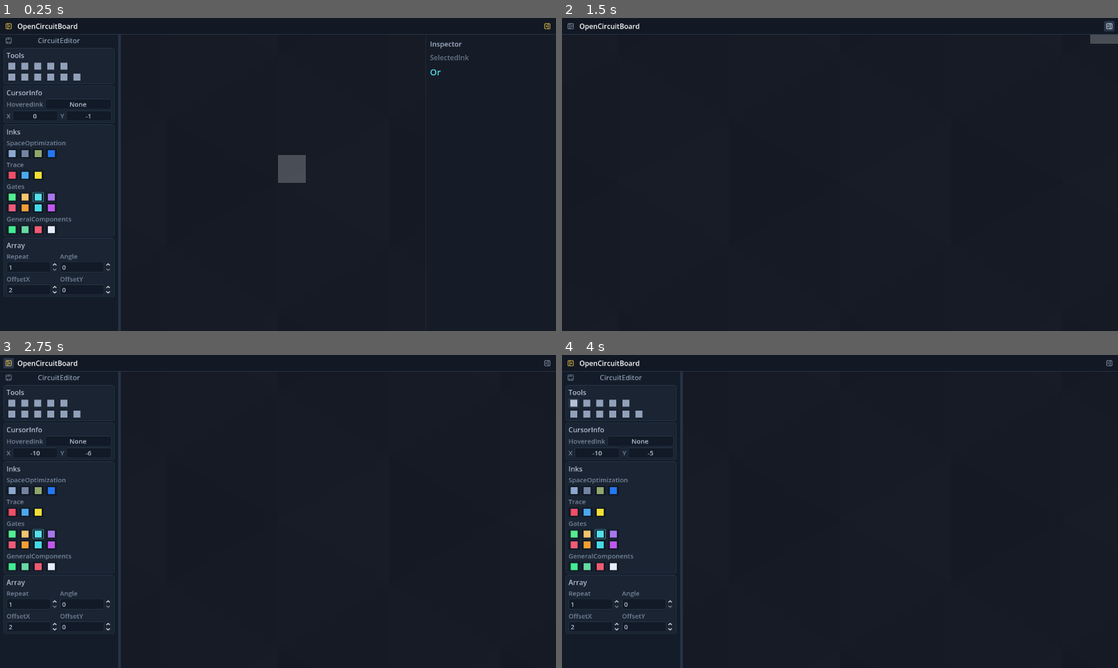
Above: before the commit, frames 1-4 (two rows, left to right).
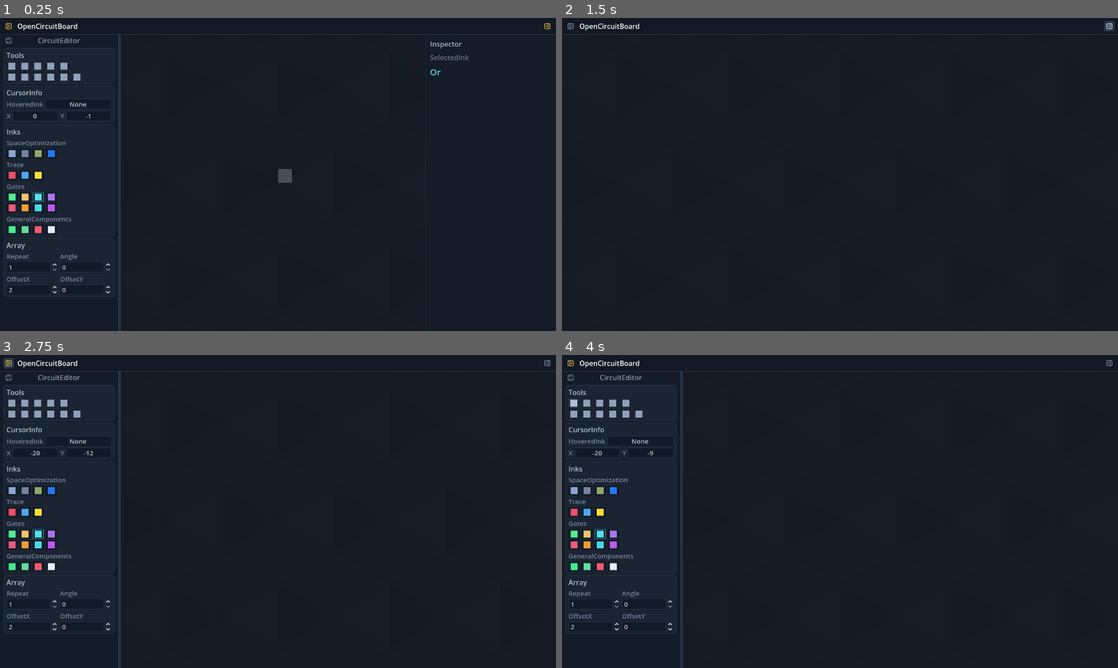
Above: after the commit, the same moments.

Repository: Erlkonigal/OpenCircuitBoard
Game: Godot game, scene res://main.tscn
Same seed, same stepped clock (60 frames per second), same inputs: the game is played once before the commit and once after it.
Inputs (mouse positions are in pixels of both pictures, inside the frame that each line leads up to):
- Up to frame 1 (0.25 s): no input
- Up to frame 2 (1.5 s): click (573, 27) at 0.5 s; click (1106, 27) at 1.25 s
- Up to frame 3 (2.75 s): click (11, 364) at 2 s
- Up to frame 4 (4 s): click (573, 376) at 2.77 s; click (573, 401) at 3.52 s

The runs differ from the first frame. In frame 1, 0.3% of the frame differs, in the area x 50-55%, y 43-53%; in frame 2, 0.1%; in frame 3, less than 0.1%; in frame 4, less than 0.1%.

Commit message:
Set default canvas zoom to 50 percent Initialize BoardCamera at 0.5 zoom and capture the default framing explicitly.

Diff:
--- a/main.tscn
+++ b/main.tscn
@@ -73,6 +73,7 @@
 
 [node name="BoardCamera" type="Camera2D" parent="BoardViewport/SubViewport" node_paths=PackedStringArray("board")]
 position = Vector2(0, 0)
+zoom = Vector2(0.5, 0.5)
 script = ExtResource("2_boardCamera")
 board = NodePath("../CircuitBoard")
 
--- a/scripts/visualCapture.gd
+++ b/scripts/visualCapture.gd
@@ -27,6 +27,9 @@
 
 func shouldCaptureDockMenu() -> bool:
 	return OS.get_cmdline_user_args().has("--captureDockMenu")
+
+func shouldCaptureDefaultZoom() -> bool:
+	return OS.get_cmdline_user_args().has("--captureDefaultZoom")
 
 func assertCanvasViewIsStable(boardViewport: SubViewportContainer, subViewport: SubViewport, camera: Camera2D, expectedRect: Rect2, expectedSize: Vector2i, expectedCenter: Vector2, expectedZoom: Vector2) -> void:
 	var actualRect := boardViewport.get_global_rect()
@@ -88,6 +91,8 @@
 	var initialSubViewportSize := subViewport.size
 	var initialCameraCenter := camera.get_screen_center_position()
 	var initialCameraZoom := camera.zoom
+	var expectedDefaultZoom := Vector2(0.5, 0.5)
+	assert(initialCameraZoom.is_equal_approx(expectedDefaultZoom))
 	var dockHost := main.get_node("Interface/DockHost") as Control
 	assert(dockHost.get_child_count() == 1)
 	var circuitEditorDock := dockHost.get_child(0) as Control
@@ -273,7 +278,10 @@
 	selector.visible = shouldCaptureSelector()
 	if selector.visible:
 		selector.position = Vector2(8, -8) * float(board.get("cellSize"))
-	camera.zoom = Vector2.ONE * getCaptureZoom()
+	if shouldCaptureDefaultZoom():
+		camera.zoom = initialCameraZoom
+	else:
+		camera.zoom = Vector2.ONE * getCaptureZoom()
 	if shouldCaptureBoardEdge():
 		camera.global_position = boardBounds.position
 	for frame in 5:
